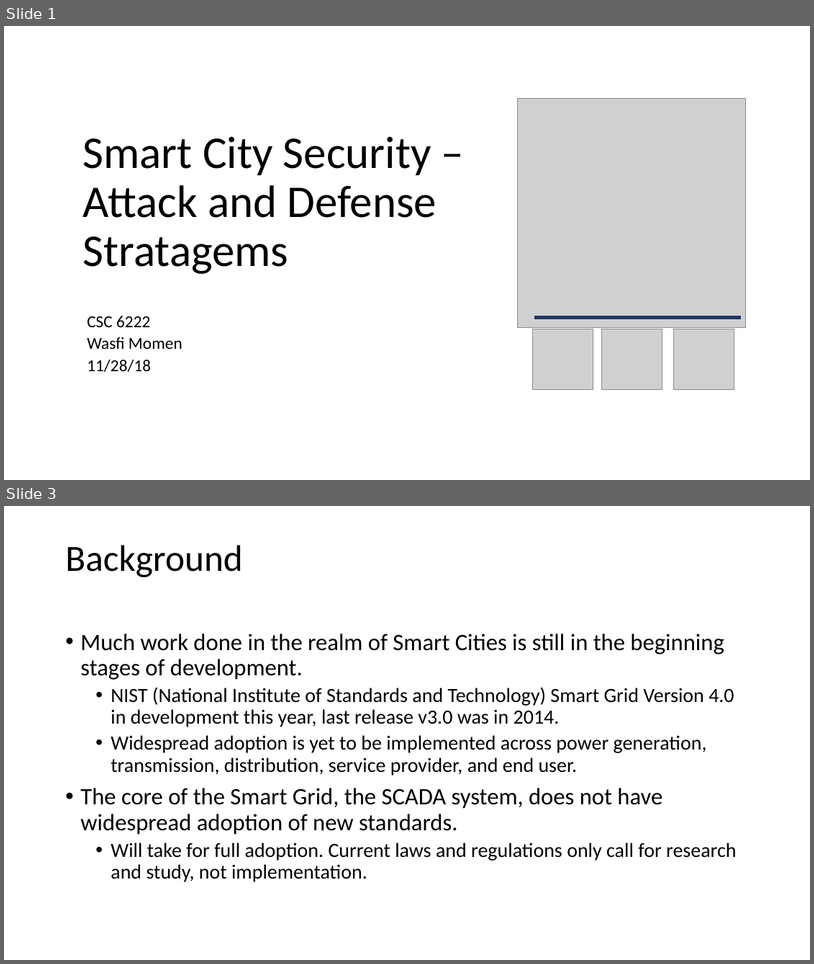
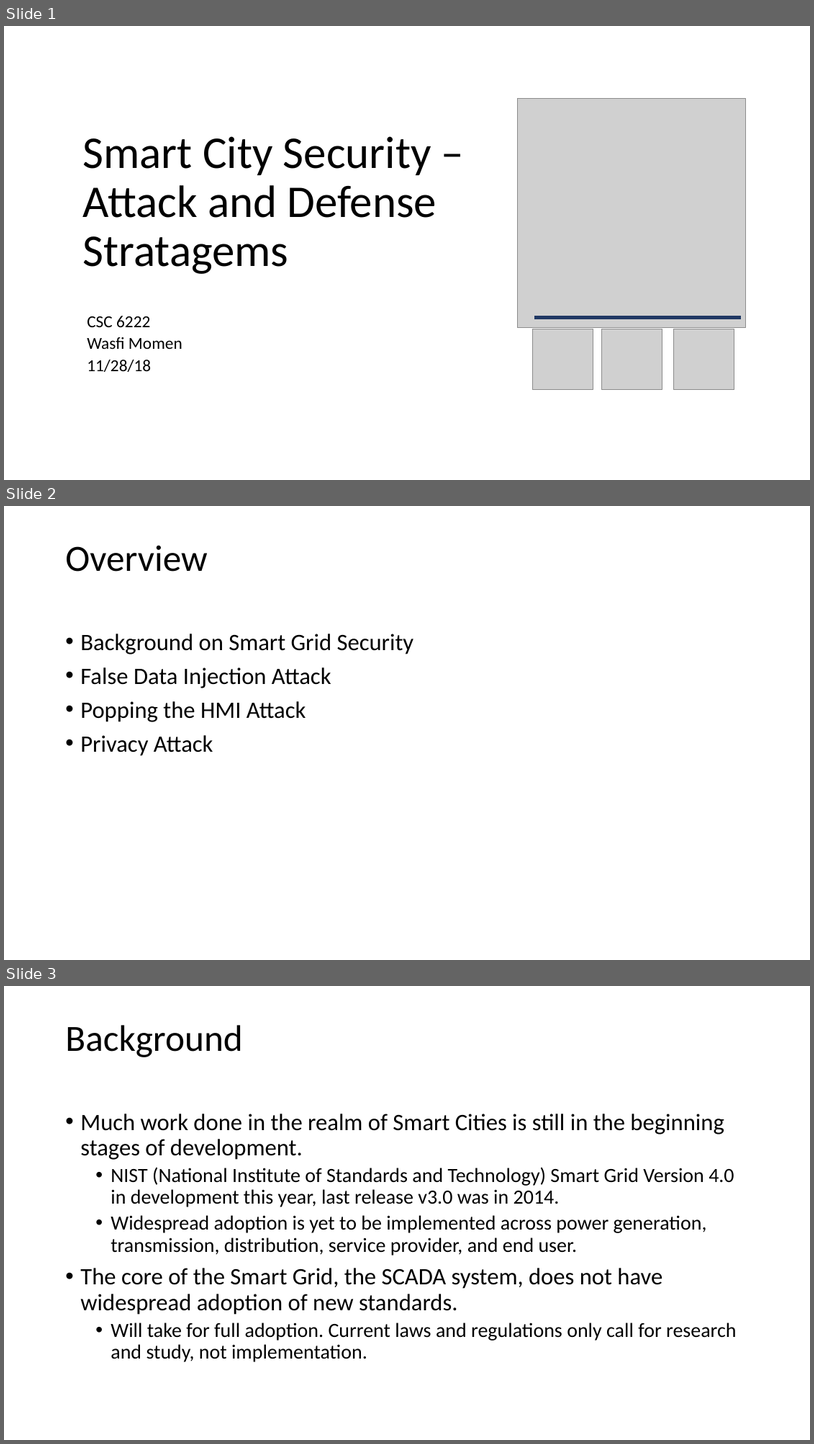
Before and after one commit to CodeFluent/Notes, a slide deck: CS-6222/Fall_2018/project/Smart City Security - Attack and Defense Strategems.pptx. Shown one above the other, each under a label of ours: slides 1 and 3 before the commit, slides 1, 2 and 3 after it; the slides between them are not shown. The pictures are 814x964 and 814x1444 pixels, drawn with LibreOffice and Linux fonts; fonts in the diff are those of the drawing; grey boxes stand for pictures. Boxes give left, top, right and bottom in pixels: in the first picture for what was removed or moved away, otherwise in the second. Text is boxed around its words. In the diff, an @@ line names an element or a change of style, - is before the commit and + after.

```diff
--- a/CS-6222/Fall_2018/project/Smart City Security - Attack and Defense Strategems.pptx
+++ b/CS-6222/Fall_2018/project/Smart City Security - Attack and Defense Strategems.pptx
@@ slide 2 added at (4,506,810,960), background #FFFFFF @@
@@ title added at (65,545,207,572), 44 pt, text #000000 @@
+Overview
@@ text added at (80,633,414,756), 28 pt, text #000000 @@
+• Background on Smart Grid Security
+• False Data Injection Attack
+• Popping the HMI Attack
+• Privacy Attack
```
Also in this commit, not shown: 3 slides changed, 4 other slides added, 6 slides removed, 1 other file.
